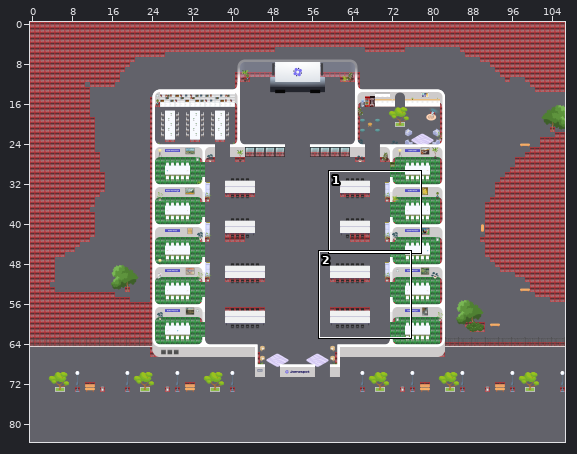
One commit to this Tiled map: 2026-new-Jland/jland.tmx. The picture above shows the old version from afar; the outline marks the close-up.
Close-up. Earlier state:
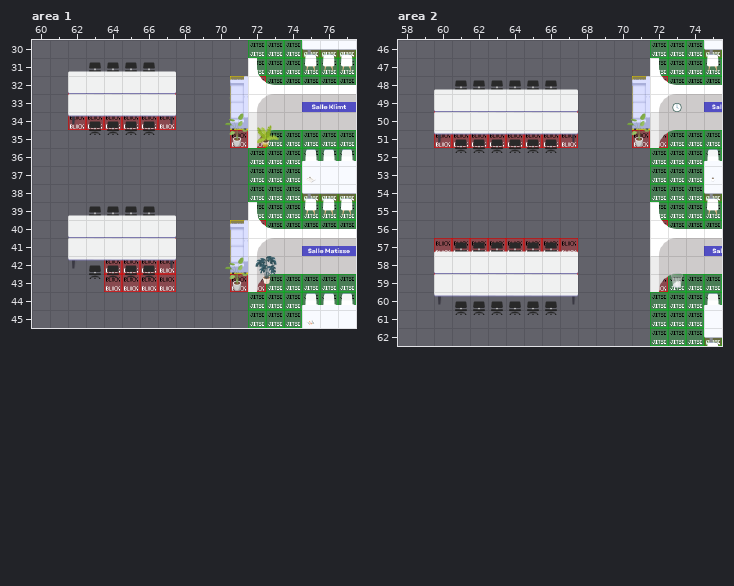
Cells are 32x32 px. Shown: area 1 x 60..77, y 30..45; area 2 x 58..75, y 46..62. The commit also changed other parts of the map, which this record leaves out. Not drawn, because the pictures are missing: unchanged layer "bg".
After the commit:
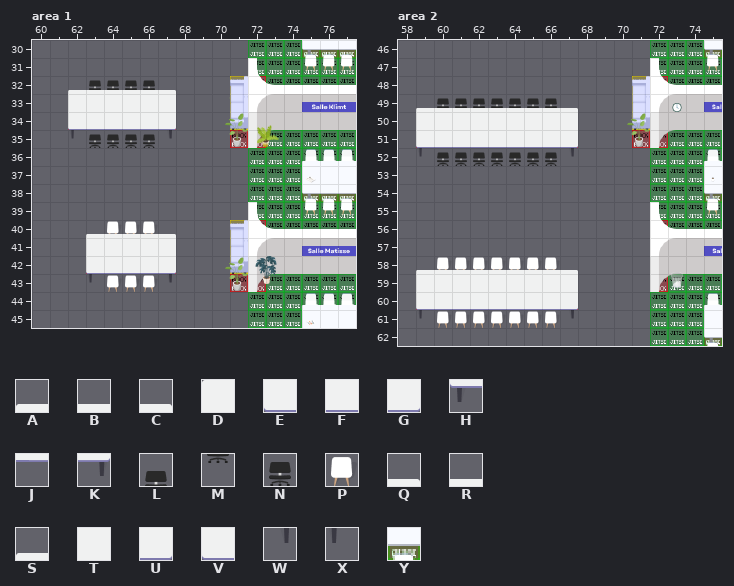
Key: from "Misc": A 508, B 509, C 510, D 511, E 548, F 549, G 550, H 551, J 552, K 553, L 591, M 631, N 632, P 633, Q 711 flipped left-right, R 712, S 713 flipped left-right, T 751, U 791 flipped left-right, V 793 flipped left-right, W 831 flipped left-right, X 833 flipped left-right; from "WA_Special_Zones": Y 2.
_ is an empty cell, # one hidden under a higher layer.
See-through tiles are keyed as they look on the map.
The exact change:
Layer "collisions", area 1:
y 32: x 62..67 Y####Y -> ______
y 42: x 63 _ -> Y
y 43: x 64..67 YYYY -> ____
Layer "Bureaux Down", area 1:
y 31: x 63..66 NNNN -> ____
y 32: x 62..67 EFFFFG -> _NNNN_
y 34: x 62..67 HJJJJK -> VFFFFU
y 35: x 62 _ -> X; x 67 _ -> W
y 39: x 63..66 NNNN -> ____
y 40: x 62..67 EFFFFG -> __PPP_
y 41: x 62 D -> _
y 42: x 62..67 HJJJJK -> _VFFFU
y 43: x 63 _ -> X; x 67 _ -> W
Layer "Bureaux Up", area 1:
y 31: x 62..67 ABBBBC -> ______
y 32: x 62..67 ______ -> SRRRRQ
y 34: x 63..66 LLLL -> ____
y 35: x 63..66 MMMM -> NNNN
y 39: x 62..67 ABBBBC -> ______
y 40: x 63..67 _____ -> SRRRQ
y 42: x 63..66 LLLL -> ____
y 43: x 63..66 MMMM -> _PPP
Layer "collisions", area 2:
y 49: x 60..67 Y######Y -> ________
y 51: x 59 _ -> Y
y 57: x 60..67 YYYYYYYY -> ________
y 58: x 60..67 Y######Y -> ________
y 60: x 59 _ -> Y; x 67 _ -> Y
Layer "Bureaux Down", area 2:
y 48: x 61..66 NNNNNN -> ______
y 49: x 60..67 EFFFFFFG -> NNNNNNN_
y 50: x 59 _ -> T
y 51: x 59..67 _HJJJJJJK -> VFFFFFFFU
y 52: x 59 _ -> X; x 67 _ -> W
y 57: x 61..66 NNNNNN -> ______
y 58: x 60..67 EFFFFFFG -> PPPPPPP_
y 59: x 59 _ -> T
y 60: x 59..67 _HJJJJJJK -> VFFFFFFFU
y 61: x 59 _ -> X; x 67 _ -> W
Layer "Bureaux Up", area 2:
y 48: x 60..67 ABBBBBBC -> ________
y 49: x 59..67 _________ -> SRRRRRRRQ
y 51: x 61..66 LLLLLL -> ______
y 52: x 60..66 _MMMMMM -> NNNNNNN
y 57: x 60..67 ABBBBBBC -> ________
y 58: x 59..67 _________ -> SRRRRRRRQ
y 60: x 61..66 LLLLLL -> ______
y 61: x 60..66 _MMMMMM -> PPPPPPP
Where, in picture pixels (left, top, right, bottom), the same in both close-ups:
changed: (68, 62, 176, 94)
changed: (68, 114, 176, 148)
changed: (68, 206, 176, 292)
changed: (416, 80, 578, 166)
changed: (416, 238, 578, 328)
